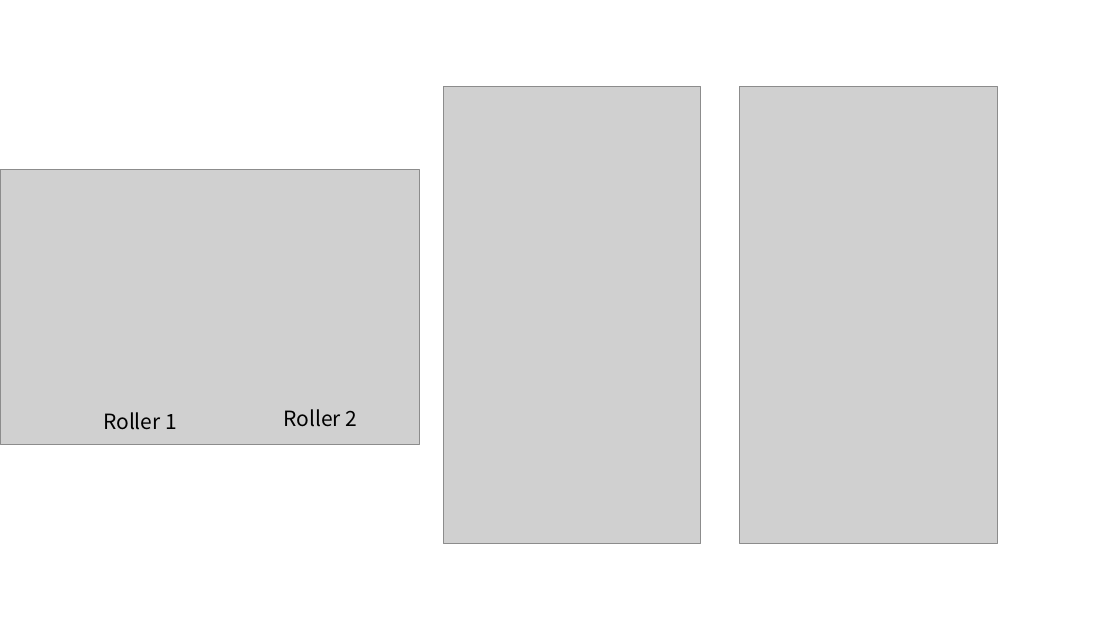
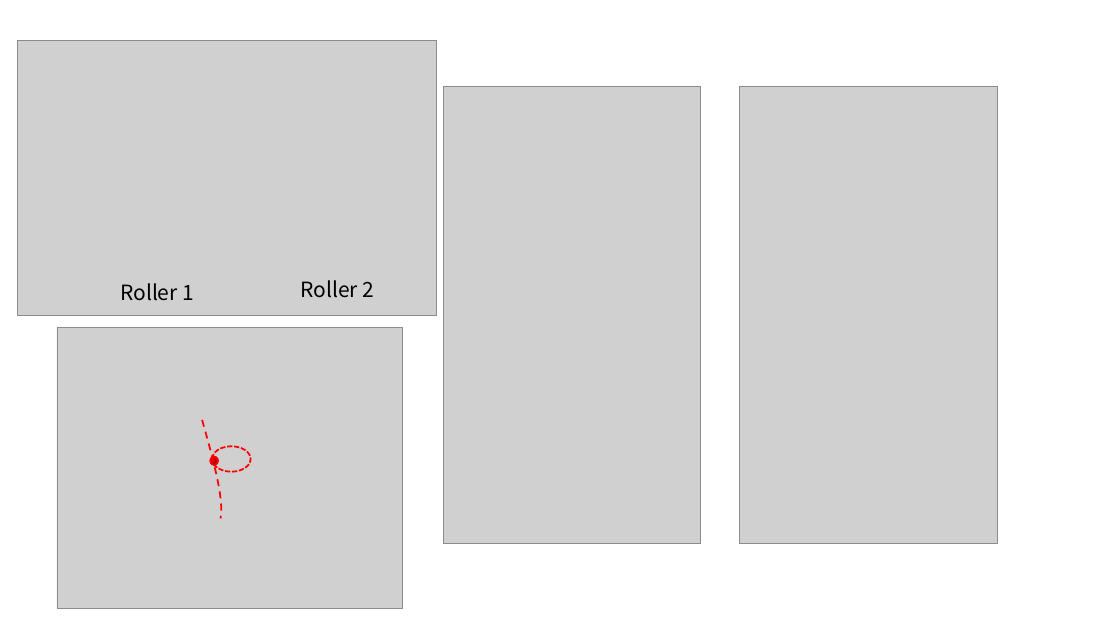
Before and after one commit to cqz123321/Operating_Chamber, a slide deck: slide 3 of BrakingRing/concept.pptx. Drawn at 1120x630 pixels with LibreOffice and Linux fonts; fonts in the diff are those of the drawing; grey boxes stand for pictures. Boxes give left, top, right and bottom in pixels: in the first picture for what was removed or moved away, otherwise in the second. Text is boxed around its words. In the diff, an @@ line names an element or a change of style, - is before the commit and + after.

```diff
--- a/BrakingRing/concept.pptx
+++ b/BrakingRing/concept.pptx
@@ 2 texts, 1 picture: place and size @@
-2 texts, 1 picture at bbox=[0, 170, 419, 444]
+2 texts, 1 picture at bbox=[17, 40, 436, 315]
@@ picture added at bbox=[57, 327, 402, 608] @@
@@ freeform shape added at bbox=[202, 420, 222, 518], outline #FF0000 1.5 pt dashed @@
@@ ellipse added at bbox=[213, 446, 251, 471], outline #FF0000 1.5 pt dashed @@
@@ ellipse added at bbox=[210, 457, 218, 465], fill #C00000, outline #FF0000 1.5 pt @@
```
Also in this commit, not shown: 2 slides added, 1 slide removed, 1 other file.
